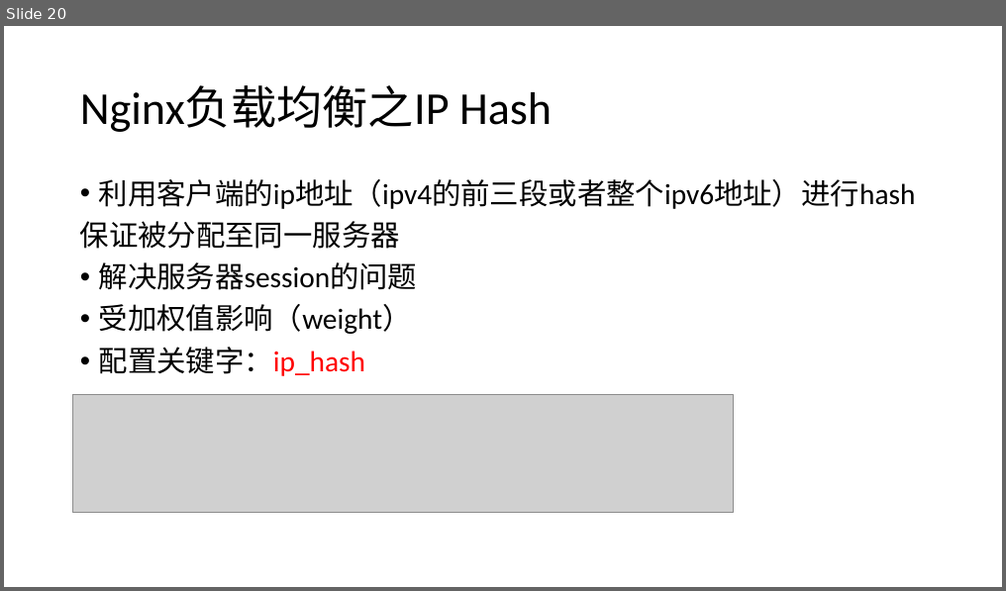
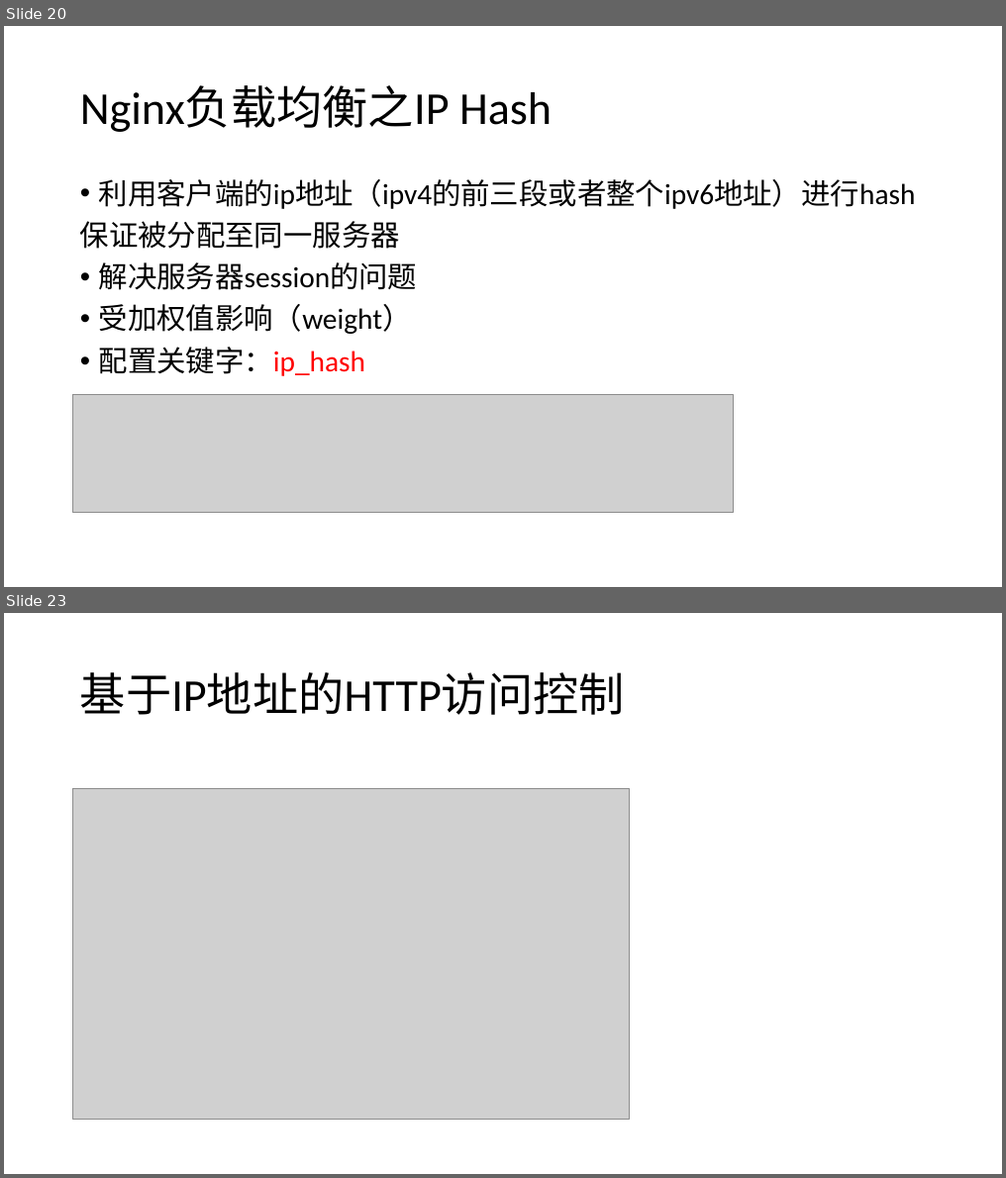
Before and after one commit to bold881/docs, a slide deck: nginx.pptx. Shown one above the other, each under a label of ours: slide 20 before the commit, slides 20 and 23 after it; the slides between them are not shown. The pictures are 1006x591 and 1006x1178 pixels, drawn with LibreOffice and Linux fonts; fonts in the diff are those of the drawing; grey boxes stand for pictures. Boxes give left, top, right and bottom in pixels: in the first picture for what was removed or moved away, otherwise in the second. Text is boxed around its words. In the diff, an @@ line names an element or a change of style, - is before the commit and + after.

```diff
--- a/nginx.pptx
+++ b/nginx.pptx
@@ slide 23 added at (4,613,1002,1174), background #FFFFFF @@
@@ title added at (80,672,625,715), 44 pt, text #000000 @@
+基于IP地址的HTTP访问控制
@@ picture added at (73,789,630,1120) @@
```
Also in this commit, not shown: 1 slide changed, 8 other slides added.
